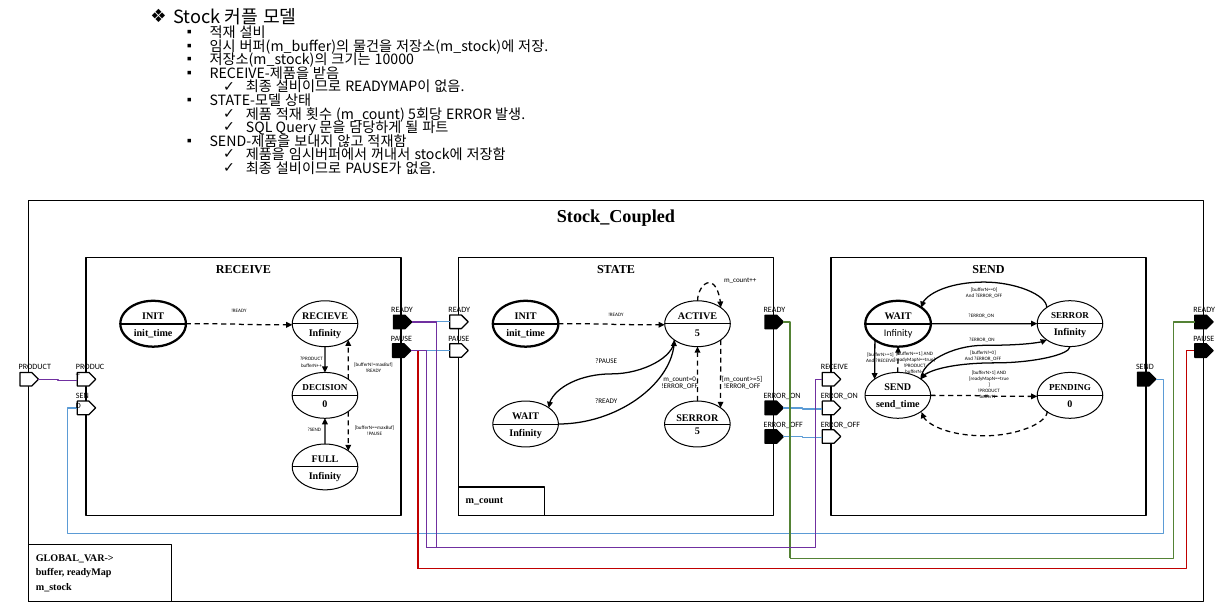
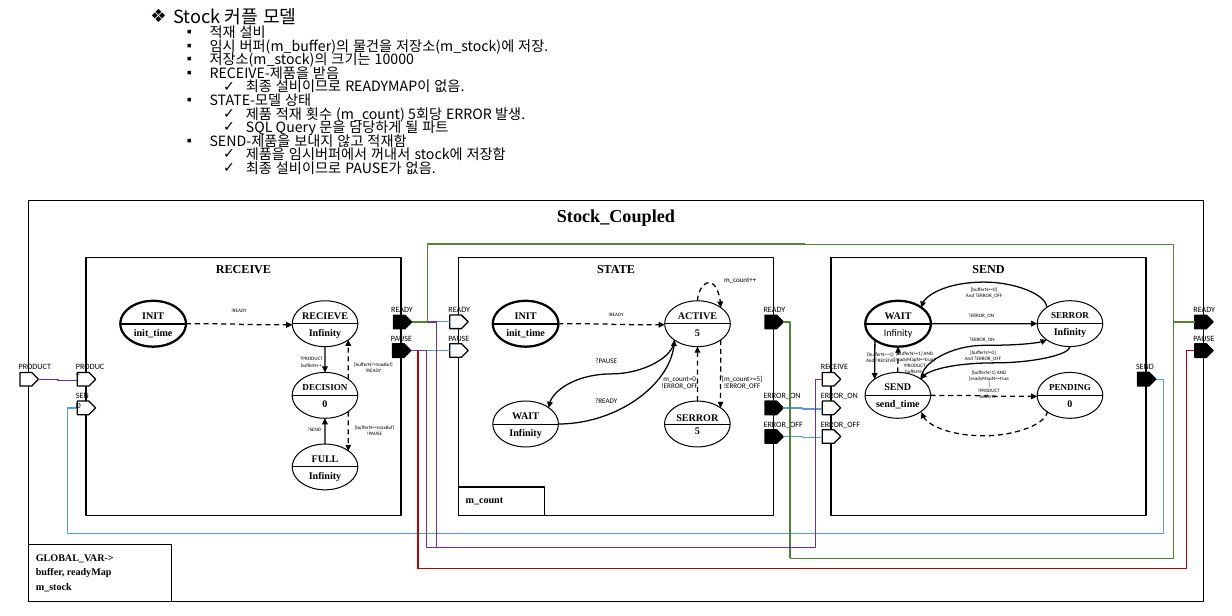
Before and after one commit to Tentailsahri/DT_FINAL_Project, a slide deck: slide 13 of 상태천이도.pptx. Drawn at 1232x616 pixels with LibreOffice and Linux fonts; fonts in the diff are those of the drawing. Boxes give left, top, right and bottom in pixels: in the first picture for what was removed or moved away, otherwise in the second. Text is boxed around its words. In the diff, an @@ line names an element or a change of style, - is before the commit and + after.

```diff
--- a/상태천이도.pptx
+++ b/상태천이도.pptx
@@ elbow line added from (805, 244) to (412, 322), #548235 1.25 pt @@
@@ elbow line added from (1195, 322) to (805, 245), #548235 1.25 pt @@
```
Also in this commit, not shown: 3 other slides changed.
